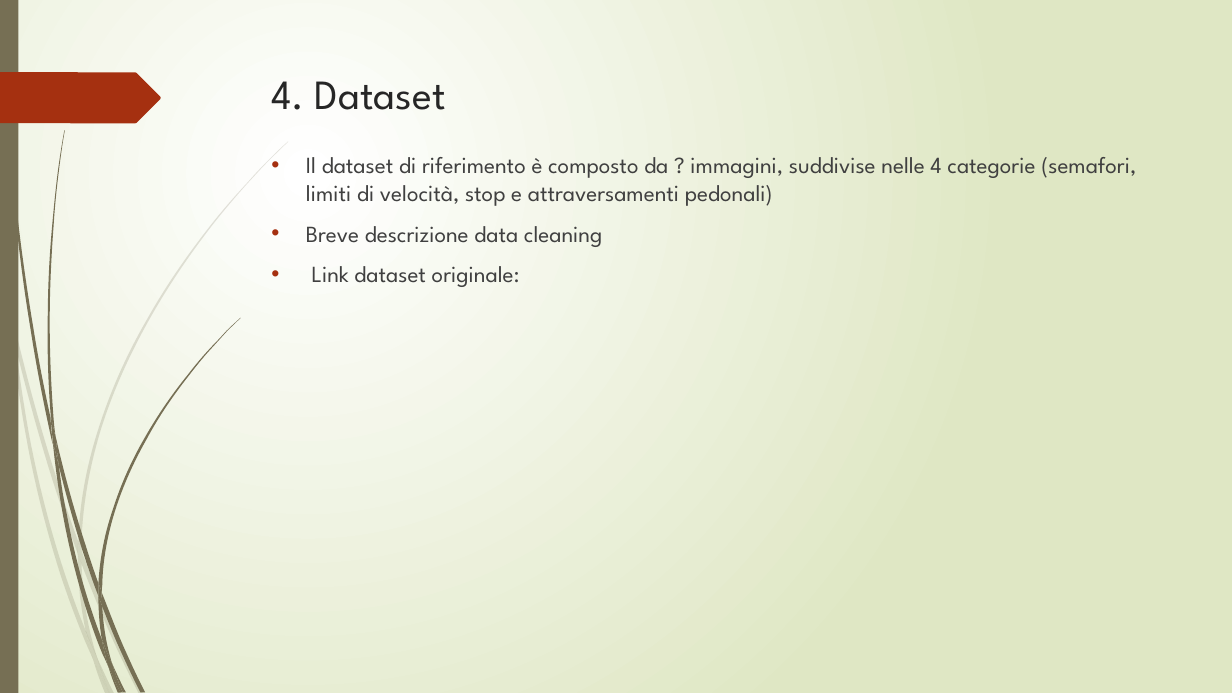
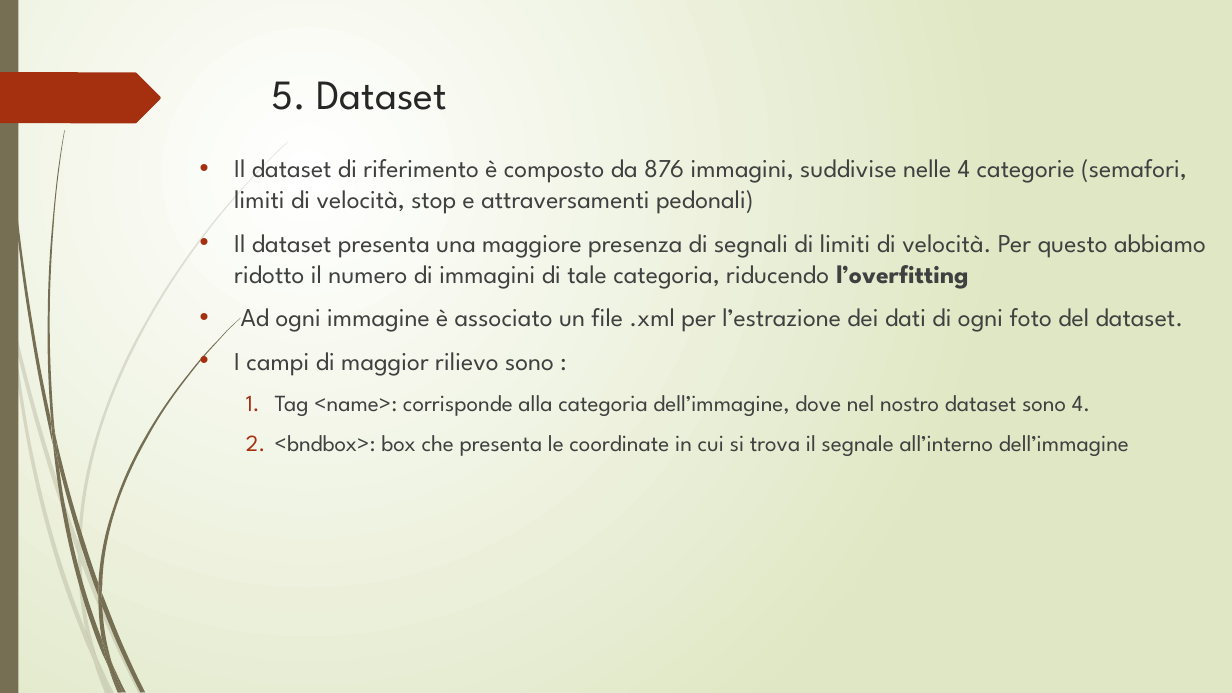
Before and after one commit to fpalomba/Segnali-Stradali, a slide deck: slide 10 of documentazione/Presentazione fia.pptx (slide 9 before the commit). Drawn at 1232x693 pixels with LibreOffice and Linux fonts; fonts in the diff are those of the drawing. Boxes give left, top, right and bottom in pixels: in the first picture for what was removed or moved away, otherwise in the second. Text is boxed around its words. In the diff, an @@ line names an element or a change of style, - is before the commit and + after.

Commit message:
Aggiunta specifica PEAS, analisi del problema e dataset

```diff
--- a/documentazione/Presentazione fia.pptx
+++ b/documentazione/Presentazione fia.pptx
@@ title at bbox=[271, 81, 447, 110]: text changed @@
-4. Dataset
+5. Dataset
@@ text at bbox=[234, 159, 1206, 456]: text changed; size 18 to 20 pt @@
-• Il dataset di riferimento è composto da ? immagini, suddivise nelle 4 categorie (semafori, limiti di velocità, stop e attraversamenti pedonali)
-• Breve descrizione data cleaning
-• Link dataset originale:
+• Il dataset di riferimento è composto da 876 immagini, suddivise nelle 4 categorie (semafori, limiti di velocità, stop e attraversamenti pedonali)
+• Il dataset presenta una maggiore presenza di segnali di limiti di velocità. Per questo abbiamo ridotto il numero di immagini di tale categoria, riducendo l’overfitting
+• Ad ogni immagine è associato un file .xml per l’estrazione dei dati di ogni foto del dataset.
+• I campi di maggior rilievo sono :
+  1. Tag <name>: corrisponde alla categoria dell’immagine, dove nel nostro dataset sono 4.
+  2. <bndbox>: box che presenta le coordinate in cui si trova il segnale all’interno dell’immagine
```
Also in this commit, not shown: 6 other slides changed, 3 slides added, 1 slide removed, 2 other files.
